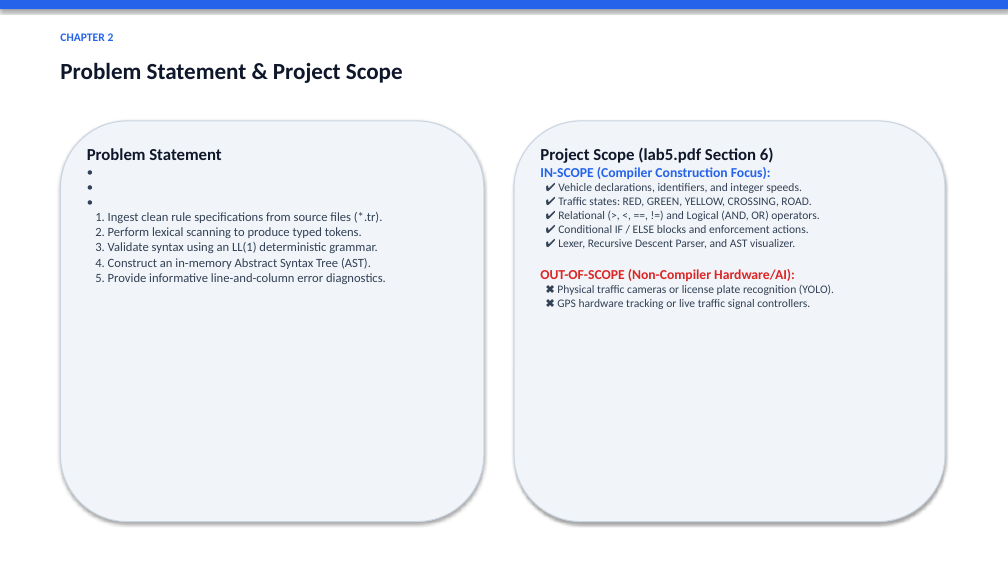
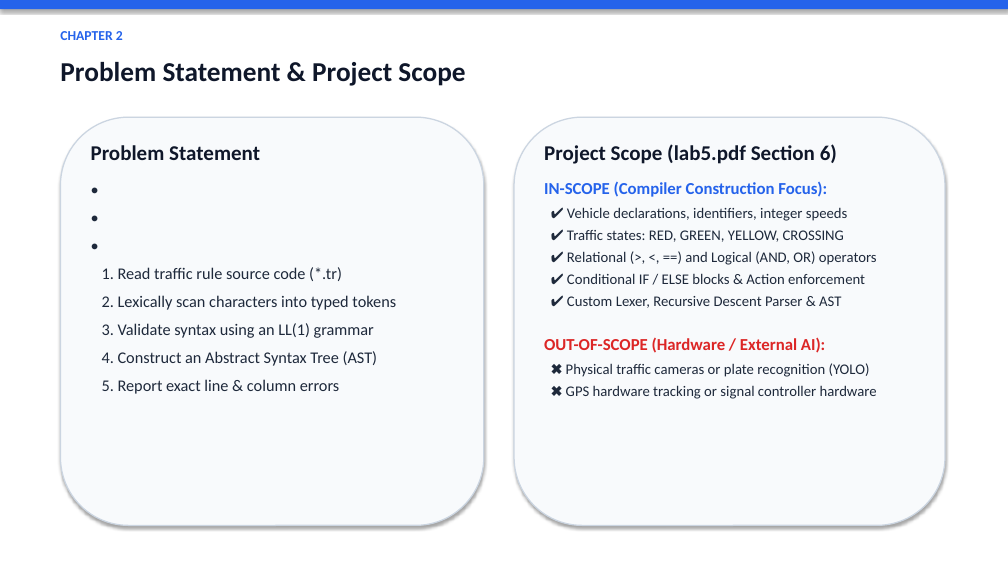
Before and after one commit to 71percentbanana/MQL, a slide deck: slide 3 of TrafficRule_Presentation.pptx. Drawn at 1008x567 pixels with LibreOffice and Linux fonts; fonts in the diff are those of the drawing. Boxes give left, top, right and bottom in pixels: in the first picture for what was removed or moved away, otherwise in the second. Text is boxed around its words. In the diff, an @@ line names an element or a change of style, - is before the commit and + after.

Commit message:
Update presentation with larger text, complete architecture flowchart, and 9-module final design

```diff
--- a/TrafficRule_Presentation.pptx
+++ b/TrafficRule_Presentation.pptx
@@ text "CHAPTER 2" at bbox=[60, 31, 123, 40]: size 11 to 13 pt @@
@@ text "Problem Statement & Project Scope" at bbox=[60, 62, 465, 86]: size 22 to 26 pt @@
@@ rounded rectangle at bbox=[60, 117, 484, 526]: fill #F1F5F9 to #F8FAFC; outline #CBD5E1 1 pt to #CBD5E1 1.2 pt @@
@@ rounded rectangle: place and size @@
-rounded rectangle at bbox=[60, 121, 484, 522]
+rounded rectangle at bbox=[60, 117, 484, 526]
@@ rounded rectangle: place and size @@
-rounded rectangle at bbox=[514, 121, 945, 522]
+rounded rectangle at bbox=[514, 117, 945, 526]
@@ rounded rectangle at bbox=[514, 117, 945, 526]: fill #F1F5F9 to #F8FAFC; outline #CBD5E1 1 pt to #CBD5E1 1.2 pt @@
@@ text at bbox=[91, 145, 260, 160]: size 16 to 20 pt in "Problem Statement"; size 12 to 15.5 pt, text colour #334155 to #1E293B in "•", "•", "•"; more space between paragraphs @@
@@ text at bbox=[544, 144, 837, 197]: size 16 to 20 pt in "Project Scope (lab5.pdf Section 6)"; size 13 to 16 pt in "IN-SCOPE (Compiler Construction Focus):"; more space between paragraphs @@
@@ text at bbox=[544, 207, 877, 399]: text changed; size 11 to 14 pt; text colour #334155 to #1E293B @@
-✔ Vehicle declarations, identifiers, and integer speeds.
-✔ Traffic states: RED, GREEN, YELLOW, CROSSING, ROAD.
-✔ Relational (>, <, ==, !=) and Logical (AND, OR) operators.
-✔ Conditional IF / ELSE blocks and enforcement actions.
-✔ Lexer, Recursive Descent Parser, and AST visualizer.
-OUT-OF-SCOPE (Non-Compiler Hardware/AI):
-✖ Physical traffic cameras or license plate recognition (YOLO).
-✖ GPS hardware tracking or live traffic signal controllers.
+✔ Vehicle declarations, identifiers, integer speeds
+✔ Traffic states: RED, GREEN, YELLOW, CROSSING
+✔ Relational (>, <, ==) and Logical (AND, OR) operators
+✔ Conditional IF / ELSE blocks & Action enforcement
+✔ Custom Lexer, Recursive Descent Parser & AST
+OUT-OF-SCOPE (Hardware / External AI):
+✖ Physical traffic cameras or plate recognition (YOLO)
+✖ GPS hardware tracking or signal controller hardware
@@ text at bbox=[102, 267, 396, 394]: text changed; size 12 to 15.5 pt; text colour #334155 to #1E293B @@
-1. Ingest clean rule specifications from source files (*.tr).
-2. Perform lexical scanning to produce typed tokens.
-3. Validate syntax using an LL(1) deterministic grammar.
-4. Construct an in-memory Abstract Syntax Tree (AST).
-5. Provide informative line-and-column error diagnostics.
+1. Read traffic rule source code (*.tr)
+2. Lexically scan characters into typed tokens
+3. Validate syntax using an LL(1) grammar
+4. Construct an Abstract Syntax Tree (AST)
+5. Report exact line & column errors
```
Also in this commit, not shown: 11 other slides changed, 2 slides added, 2 slides removed, 1 other file.
